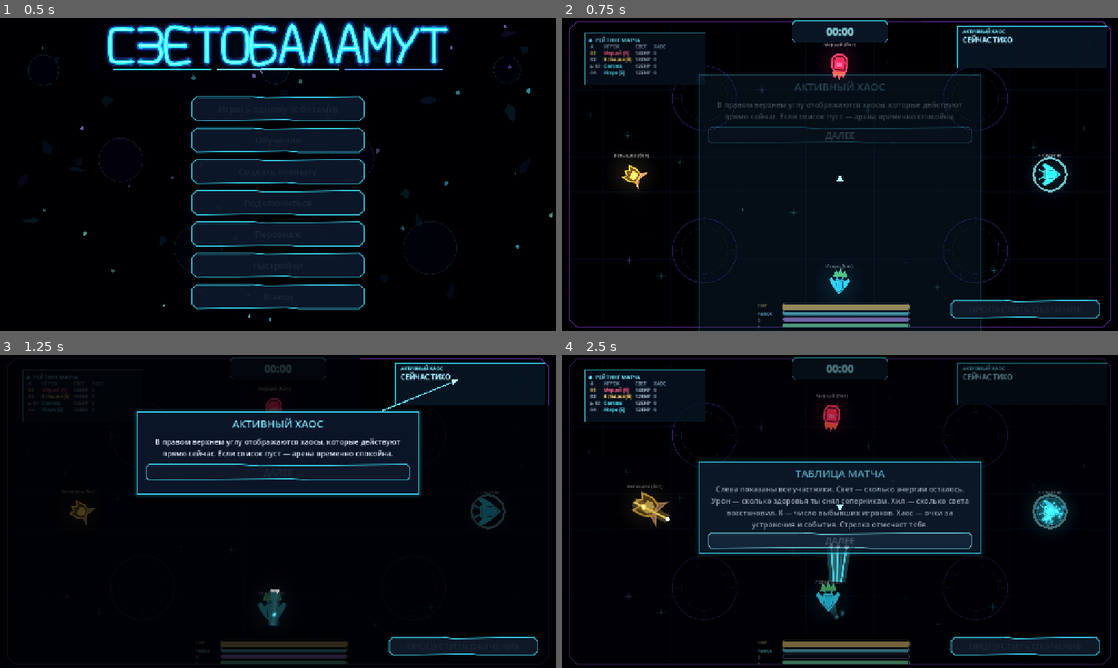
Above: before the commit, frames 1-4 (two rows, left to right).
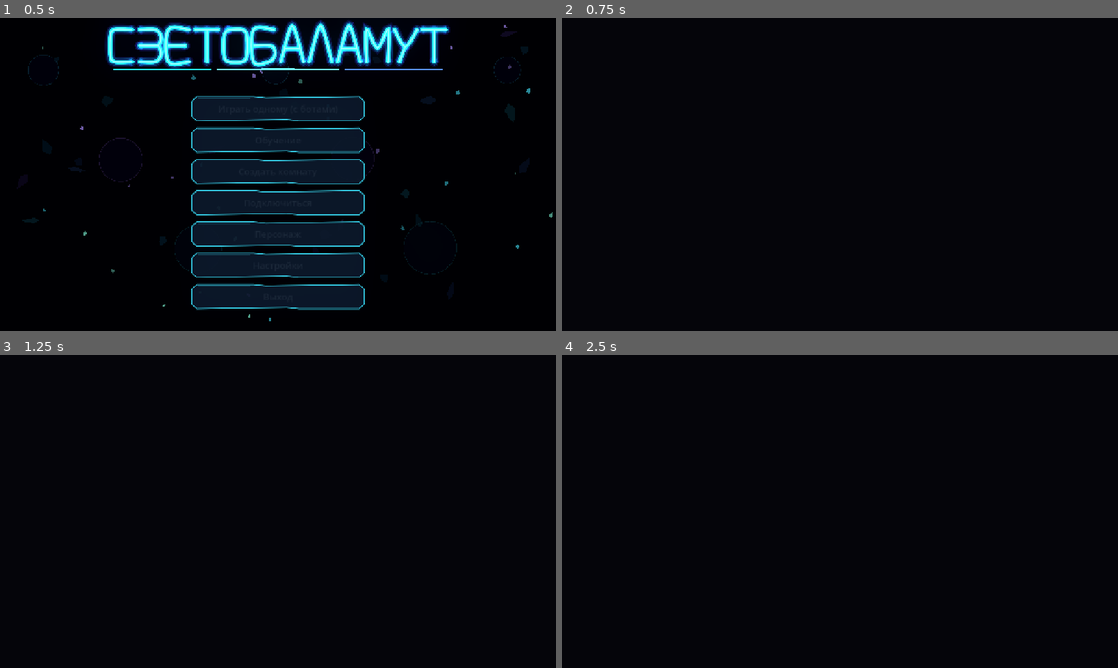
Above: after the commit, the same moments.

Repository: DvoreZZKy/svetobalamut
Game: Godot game, scene res://scenes/menu.tscn
Two runs of this game, one before a commit and one after it. Both use one fixed random seed, a clock stepped at 60 frames per second and the inputs below.
Inputs (mouse positions are in pixels of both pictures, inside the frame that each line leads up to):
- Up to frame 1 (0.5 s): no input
- Up to frame 2 (0.75 s): click "Играть одному (с ботами)" at 0.5 s
- Up to frame 3 (1.25 s): no input
- Up to frame 4 (2.5 s): tap Enter (restart) at 1.25 s; move the mouse to (962, 495) at 1.27 s; hold D (right) 1.28-2 s; tap Q (ability) at 1.35 s; click (962, 495) at 1.42 s; click (840, 473) at 2 s, where only the run before the commit has a clickable "ДАЛЕЕ"

Frame 1 is identical in both runs. In frame 2, 10% of the frame differs, in the area x 1-99%, y 0-100%; in frame 3, 19%; in frame 4, 22%.
Error after the commit: Parse Error: Identifier "textra_duration_label" not declared in the current scope. (res://scripts/arena.gd:1586)

Commit message:
Add active ability duration progress bars

Diff:
--- a/scripts/arena.gd
+++ b/scripts/arena.gd
@@ -135,6 +135,10 @@
 var timer_outline: Line2D
 var ability_bar: NeonProgressBar
 var extra_ability_bar: NeonProgressBar
+var ability_duration_bar: NeonProgressBar
+var extra_duration_bar: NeonProgressBar
+var ability_duration_label: Label
+var extra_duration_label: Label
 var extra_ability_latch := 0.0
 var capsule_ammo_lbl: Label
 var capsule_reload_bar: NeonProgressBar
@@ -517,6 +521,32 @@
 	extra_ability_bar.offset_right = 160
 	extra_ability_bar.offset_top = -16
 	extra_ability_bar.offset_bottom = -9
+	ability_duration_bar = _bar(Vector2(18, 0), Vector2(176, 7), Color("#c3a0ff"), cl)
+	ability_duration_bar.anchor_top = 1.0
+	ability_duration_bar.anchor_bottom = 1.0
+	ability_duration_bar.offset_top = -94
+	ability_duration_bar.offset_bottom = -87
+	ability_duration_bar.visible = false
+	extra_duration_bar = _bar(Vector2(18, 0), Vector2(176, 7), Color("#72f5b4"), cl)
+	extra_duration_bar.anchor_top = 1.0
+	extra_duration_bar.anchor_bottom = 1.0
+	extra_duration_bar.offset_top = -73
+	extra_duration_bar.offset_bottom = -66
+	extra_duration_bar.visible = false
+	ability_duration_label = _label("Q • ДЕЙСТВУЕТ", 9, Vector2(18, 0), Vector2(176, 13), cl)
+	ability_duration_label.anchor_top = 1.0
+	ability_duration_label.anchor_bottom = 1.0
+	ability_duration_label.offset_top = -108
+	ability_duration_label.offset_bottom = -95
+	ability_duration_label.add_theme_color_override("font_color", Color("#c3a0ff"))
+	ability_duration_label.visible = false
+	extra_duration_label = _label("F • ДЕЙСТВУЕТ", 9, Vector2(18, 0), Vector2(176, 13), cl)
+	extra_duration_label.anchor_top = 1.0
+	extra_duration_label.anchor_bottom = 1.0
+	extra_duration_label.offset_top = -87
+	extra_duration_label.offset_bottom = -74
+	extra_duration_label.add_theme_color_override("font_color", Color("#72f5b4"))
+	extra_duration_label.visible = false
 	var light_caption := _label("СВЕТ", 9, Vector2.ZERO, Vector2(54, 14), cl)
 	light_caption.anchor_left = 0.5
 	light_caption.anchor_right = 0.5
@@ -1535,6 +1565,26 @@
 		ability_bar.set_fill_ratio(1.0 - ability_cooldown / 9.0)
 		var extra_cooldown := clampf(float(me.get("excd", 0.0)), 0.0, 13.0)
 		extra_ability_bar.set_fill_ratio(1.0 - extra_cooldown / 13.0)
+		var ability_duration := clampf(float(me.get("ab", 0.0)), 0.0, 2.8)
+		var extra_duration := 0.0
+		match int(me.get("k", 0)):
+			0:
+				extra_duration = clampf(float(me.get("lu_t", 0.0)), 0.0, 3.8)
+			1:
+				extra_duration = clampf(float(me.get("abs", 0.0)), 0.0, 2.4)
+			2:
+				extra_duration = clampf(float(me.get("phs", 0.0)), 0.0, 1.25)
+		ability_duration_bar.visible = not is_shadow and not over and ability_duration > 0.0
+		extra_duration_bar.visible = not is_shadow and not over and extra_duration > 0.0
+		ability_duration_label.visible = ability_duration_bar.visible
+		extra_duration_label.visible = extra_duration_bar.visible
+		if ability_duration_bar.visible:
+			ability_duration_bar.set_fill_ratio(ability_duration / 2.8)
+		if extra_duration_bar.visible:
+			var extra_duration_max := 3.8 if int(me.get("k", 0)) == 0 else (2.4 if int(me.get("k", 0)) == 1 else 1.25)
+			extra_duration_bar.set_fill_ratio(extra_duration / extra_duration_max)
+			textra_duration_label.text = "F • %.1fс" % extra_duration
+		ability_duration_label.text = "Q • %.1fс" % ability_duration
 		var is_capsule := int(me.k) == 1 and not bool(me.s) and not over
 		capsule_ammo_lbl.visible = is_capsule
 		capsule_reload_bar.visible = is_capsule
